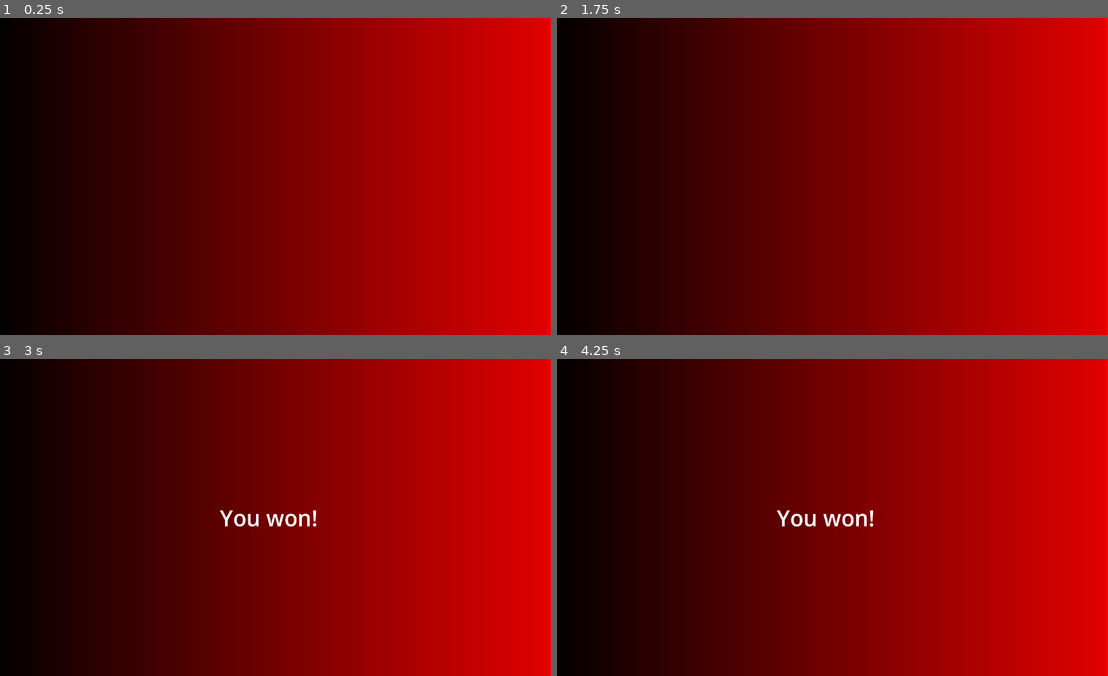
Above: before the commit, frames 1-4 (two rows, left to right).
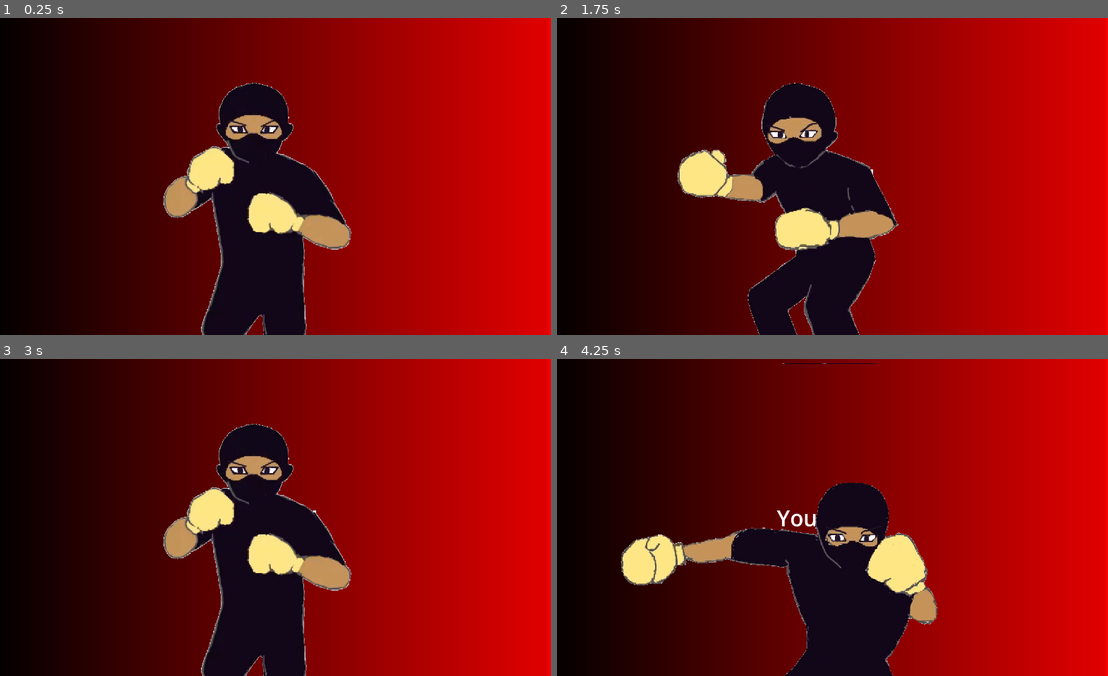
Above: after the commit, the same moments.

Repository: GDAC-at-Davis/GDAC-minigame-framework
Game: Godot game, scene res://minigames/shadowboxing/shadowboxing.tscn
The game is run twice, just before and just after one commit, with the same random seed, the same clock (stepped at 60 frames per second) and the same inputs. This scene is started directly instead of the project's main scene.
Inputs (mouse positions are in pixels of both pictures, inside the frame that each line leads up to):
- Up to frame 1 (0.25 s): no input
- Up to frame 2 (1.75 s): tap Enter at 0.5 s; move the mouse to (948, 160) at 0.52 s; hold D (right) 0.53-1.28 s; click (948, 160) at 0.6 s; tap Space at 1.25 s; move the mouse to (711, 192) at 1.27 s; hold S (down) from 1.28 s (still down); click (711, 192) at 1.35 s
- Up to frame 3 (3 s): move the mouse to (325, 447) at 2.02 s; release S (down) at 2.03 s; hold D (right) 2.03-2.78 s; click (325, 447) at 2.1 s; move the mouse to (242, 580) at 2.77 s; hold W (up) from 2.78 s (still down); click (242, 580) at 2.85 s
- Up to frame 4 (4.25 s): move the mouse to (997, 565) at 3.52 s; release W (up) at 3.53 s; hold A (left) from 3.53 s (still down); click (997, 565) at 3.6 s

The runs differ from the first frame. In frame 1, 15% of the frame differs, in the area x 29-64%, y 20-100%; in frame 2, 15%, in the area x 21-62%, y 20-100%; in frame 3, 15%; in frame 4, 15%.
Error in both runs: Invalid assignment of property or key 'max_value' with value of type 'float' on a base object of type 'Nil'. (res://scripts/minigame_manager.gd:156)

Commit message:
Boxer shows uppp and punches weeeee

Diff:
--- a/MinigameFramework/minigames/shadowboxing/boxer.tscn
+++ b/MinigameFramework/minigames/shadowboxing/boxer.tscn
@@ -1,179 +1,158 @@
-[gd_scene load_steps=46 format=3 uid="uid://cvm5bka5p8rwr"]
+[gd_scene load_steps=40 format=3 uid="uid://cvm5bka5p8rwr"]
 
 [ext_resource type="Texture2D" uid="uid://cp5pju3pcu401" path="res://minigames/shadowboxing/boxer-spritesheet.png" id="1_3r72e"]
 
+[sub_resource type="AtlasTexture" id="AtlasTexture_3r72e"]
+atlas = ExtResource("1_3r72e")
+region = Rect2(0, 0, 640, 480)
+
 [sub_resource type="AtlasTexture" id="AtlasTexture_58at4"]
 atlas = ExtResource("1_3r72e")
-region = Rect2(0, 0, 640, 480)
+region = Rect2(640, 0, 640, 480)
 
 [sub_resource type="AtlasTexture" id="AtlasTexture_lwy7l"]
 atlas = ExtResource("1_3r72e")
-region = Rect2(640, 0, 640, 480)
+region = Rect2(1280, 0, 640, 480)
 
 [sub_resource type="AtlasTexture" id="AtlasTexture_ab0s4"]
 atlas = ExtResource("1_3r72e")
-region = Rect2(1280, 0, 640, 480)
+region = Rect2(1920, 0, 640, 480)
 
 [sub_resource type="AtlasTexture" id="AtlasTexture_jsejj"]
 atlas = ExtResource("1_3r72e")
-region = Rect2(1920, 0, 640, 480)
+region = Rect2(2560, 0, 640, 480)
 
 [sub_resource type="AtlasTexture" id="AtlasTexture_wkqml"]
 atlas = ExtResource("1_3r72e")
-region = Rect2(2560, 0, 640, 480)
+region = Rect2(0, 480, 640, 480)
 
 [sub_resource type="AtlasTexture" id="AtlasTexture_wh8sq"]
 atlas = ExtResource("1_3r72e")
-region = Rect2(0, 480, 640, 480)
+region = Rect2(640, 480, 640, 480)
 
 [sub_resource type="AtlasTexture" id="AtlasTexture_qween"]
 atlas = ExtResource("1_3r72e")
-region = Rect2(640, 480, 640, 480)
+region = Rect2(1280, 480, 640, 480)
 
 [sub_resource type="AtlasTexture" id="AtlasTexture_club2"]
 atlas = ExtResource("1_3r72e")
-region = Rect2(1280, 480, 640, 480)
+region = Rect2(1920, 480, 640, 480)
 
 [sub_resource type="AtlasTexture" id="AtlasTexture_8vfc4"]
 atlas = ExtResource("1_3r72e")
-region = Rect2(1920, 480, 640, 480)
+region = Rect2(2560, 480, 640, 480)
 
 [sub_resource type="AtlasTexture" id="AtlasTexture_e4rpc"]
 atlas = ExtResource("1_3r72e")
-region = Rect2(2560, 480, 640, 480)
+region = Rect2(0, 960, 640, 480)
 
 [sub_resource type="AtlasTexture" id="AtlasTexture_yhqro"]
 atlas = ExtResource("1_3r72e")
-region = Rect2(0, 960, 640, 480)
+region = Rect2(640, 960, 640, 480)
 
 [sub_resource type="AtlasTexture" id="AtlasTexture_5yjy4"]
 atlas = ExtResource("1_3r72e")
-region = Rect2(640, 960, 640, 480)
+region = Rect2(1280, 960, 640, 480)
 
 [sub_resource type="AtlasTexture" id="AtlasTexture_eh2s0"]
 atlas = ExtResource("1_3r72e")
-region = Rect2(1280, 960, 640, 480)
+region = Rect2(1920, 960, 640, 480)
 
 [sub_resource type="AtlasTexture" id="AtlasTexture_uba3q"]
 atlas = ExtResource("1_3r72e")
-region = Rect2(1920, 960, 640, 480)
+region = Rect2(2560, 960, 640, 480)
 
 [sub_resource type="AtlasTexture" id="AtlasTexture_o1kxs"]
 atlas = ExtResource("1_3r72e")
-region = Rect2(2560, 960, 640, 480)
+region = Rect2(0, 1440, 640, 480)
 
 [sub_resource type="AtlasTexture" id="AtlasTexture_ylirm"]
 atlas = ExtResource("1_3r72e")
-region = Rect2(0, 1440, 640, 480)
+region = Rect2(640, 1440, 640, 480)
 
 [sub_resource type="AtlasTexture" id="AtlasTexture_0ef67"]
 atlas = ExtResource("1_3r72e")
-region = Rect2(640, 1440, 640, 480)
+region = Rect2(1280, 1440, 640, 480)
 
 [sub_resource type="AtlasTexture" id="AtlasTexture_w88qo"]
 atlas = ExtResource("1_3r72e")
-region = Rect2(1280, 1440, 640, 480)
+region = Rect2(1920, 1440, 640, 480)
 
 [sub_resource type="AtlasTexture" id="AtlasTexture_il3gt"]
 atlas = ExtResource("1_3r72e")
-region = Rect2(1920, 1440, 640, 480)
+region = Rect2(2560, 1440, 640, 480)
 
 [sub_resource type="AtlasTexture" id="AtlasTexture_yyc2r"]
 atlas = ExtResource("1_3r72e")
-region = Rect2(2560, 1440, 640, 480)
+region = Rect2(0, 1920, 640, 480)
 
 [sub_resource type="AtlasTexture" id="AtlasTexture_6lkty"]
 atlas = ExtResource("1_3r72e")
-region = Rect2(0, 1920, 640, 480)
+region = Rect2(640, 1920, 640, 480)
 
 [sub_resource type="AtlasTexture" id="AtlasTexture_c5nth"]
 atlas = ExtResource("1_3r72e")
-region = Rect2(640, 1920, 640, 480)
+region = Rect2(1280, 1920, 640, 480)
 
 [sub_resource type="AtlasTexture" id="AtlasTexture_noj7a"]
 atlas = ExtResource("1_3r72e")
-region = Rect2(1280, 1920, 640, 480)
+region = Rect2(1920, 1920, 640, 480)
 
 [sub_resource type="AtlasTexture" id="AtlasTexture_5etn5"]
 atlas = ExtResource("1_3r72e")
-region = Rect2(1920, 1920, 640, 480)
+region = Rect2(2560, 1920, 640, 480)
 
 [sub_resource type="AtlasTexture" id="AtlasTexture_50oh0"]
 atlas = ExtResource("1_3r72e")
-region = Rect2(2560, 1920, 640, 480)
+region = Rect2(0, 2400, 640, 480)
 
 [sub_resource type="AtlasTexture" id="AtlasTexture_olm0a"]
 atlas = ExtResource("1_3r72e")
-region = Rect2(0, 2400, 640, 480)
+region = Rect2(640, 2400, 640, 480)
 
 [sub_resource type="AtlasTexture" id="AtlasTexture_rh3m0"]
 atlas = ExtResource("1_3r72e")
-region = Rect2(640, 2400, 640, 480)
+region = Rect2(1280, 2400, 640, 480)
 
 [sub_resource type="AtlasTexture" id="AtlasTexture_c0acp"]
 atlas = ExtResource("1_3r72e")
-region = Rect2(1280, 2400, 640, 480)
+region = Rect2(1920, 2400, 640, 480)
 
 [sub_resource type="AtlasTexture" id="AtlasTexture_5jkdy"]
 atlas = ExtResource("1_3r72e")
-region = Rect2(1920, 2400, 640, 480)
+region = Rect2(2560, 2400, 640, 480)
 
 [sub_resource type="AtlasTexture" id="AtlasTexture_udmny"]
 atlas = ExtResource("1_3r72e")
-region = Rect2(2560, 2400, 640, 480)
+region = Rect2(0, 2880, 640, 480)
 
 [sub_resource type="AtlasTexture" id="AtlasTexture_g6c7m"]
 atlas = ExtResource("1_3r72e")
-region = Rect2(0, 2880, 640, 480)
+region = Rect2(640, 2880, 640, 480)
 
 [sub_resource type="AtlasTexture" id="AtlasTexture_af3pc"]
 atlas = ExtResource("1_3r72e")
-region = Rect2(640, 2880, 640, 480)
+region = Rect2(1280, 2880, 640, 480)
 
 [sub_resource type="AtlasTexture" id="AtlasTexture_rl2bh"]
 atlas = ExtResource("1_3r72e")
-region = Rect2(1280, 2880, 640, 480)
+region = Rect2(1920, 2880, 640, 480)
 
 [sub_resource type="AtlasTexture" id="AtlasTexture_j41v0"]
 atlas = ExtResource("1_3r72e")
-region = Rect2(1920, 2880, 640, 480)
+region = Rect2(2560, 2880, 640, 480)
 
 [sub_resource type="AtlasTexture" id="AtlasTexture_i1r3b"]
 atlas = ExtResource("1_3r72e")
-region = Rect2(2560, 2880, 640, 480)
-
-[sub_resource type="AtlasTexture" id="AtlasTexture_hbef6"]
-atlas = ExtResource("1_3r72e")
 region = Rect2(0, 3360, 640, 480)
 
-[sub_resource type="AtlasTexture" id="AtlasTexture_fe00x"]
-atlas = ExtResource("1_3r72e")
-region = Rect2(640, 3360, 640, 480)
-
-[sub_resource type="AtlasTexture" id="AtlasTexture_l4mi4"]
-atlas = ExtResource("1_3r72e")
-region = Rect2(1280, 3360, 640, 480)
-
-[sub_resource type="AtlasTexture" id="AtlasTexture_76grb"]
-atlas = ExtResource("1_3r72e")
-region = Rect2(1920, 3360, 640, 480)
-
-[sub_resource type="AtlasTexture" id="AtlasTexture_mpnwe"]
-atlas = ExtResource("1_3r72e")
-region = Rect2(2560, 3360, 640, 480)
-
-[sub_resource type="AtlasTexture" id="AtlasTexture_6mi85"]
-atlas = ExtResource("1_3r72e")
-region = Rect2(0, 3840, 640, 480)
-
-[sub_resource type="AtlasTexture" id="AtlasTexture_3khg0"]
-atlas = ExtResource("1_3r72e")
-region = Rect2(640, 3840, 640, 480)
-
-[sub_resource type="SpriteFrames" id="SpriteFrames_cq200"]
+[sub_resource type="SpriteFrames" id="SpriteFrames_hbef6"]
 animations = [{
 "frames": [{
 "duration": 1.0,
+"texture": SubResource("AtlasTexture_3r72e")
+}, {
+"duration": 1.0,
 "texture": SubResource("AtlasTexture_58at4")
 }, {
 "duration": 1.0,
@@ -277,30 +256,9 @@
 }, {
 "duration": 1.0,
 "texture": SubResource("AtlasTexture_i1r3b")
-}, {
-"duration": 1.0,
-"texture": SubResource("AtlasTexture_hbef6")
-}, {
-"duration": 1.0,
-"texture": SubResource("AtlasTexture_fe00x")
-}, {
-"duration": 1.0,
-"texture": SubResource("AtlasTexture_l4mi4")
-}, {
-"duration": 1.0,
-"texture": SubResource("AtlasTexture_76grb")
-}, {
-"duration": 1.0,
-"texture": SubResource("AtlasTexture_mpnwe")
-}, {
-"duration": 1.0,
-"texture": SubResource("AtlasTexture_6mi85")
-}, {
-"duration": 1.0,
-"texture": SubResource("AtlasTexture_3khg0")
 }],
 "loop": true,
-"name": &"default",
+"name": &"left_punch",
 "speed": 24.0
 }]
 
@@ -311,8 +269,12 @@
 [node name="Boxer" type="Area2D"]
 
 [node name="AnimatedSprite2D" type="AnimatedSprite2D" parent="."]
-sprite_frames = SubResource("SpriteFrames_cq200")
-frame_progress = 0.2246423
+process_mode = 3
+position = Vector2(2077.5, 1010)
+scale = Vector2(3.0890625, 2.9708333)
+sprite_frames = SubResource("SpriteFrames_hbef6")
+animation = &"left_punch"
+frame_progress = 0.99558705
 
 [node name="CollisionShape2D" type="CollisionShape2D" parent="."]
 position = Vector2(-2, 77)
--- a/MinigameFramework/minigames/shadowboxing/shadowboxing.tscn
+++ b/MinigameFramework/minigames/shadowboxing/shadowboxing.tscn
@@ -1,6 +1,7 @@
-[gd_scene load_steps=4 format=3 uid="uid://c0fd5eqxcdio3"]
+[gd_scene load_steps=5 format=3 uid="uid://c0fd5eqxcdio3"]
 
 [ext_resource type="Script" uid="uid://70uo6yn78g0j" path="res://minigames/shadowboxing/shadowboxing_minigame.gd" id="1_npb7n"]
+[ext_resource type="PackedScene" uid="uid://cvm5bka5p8rwr" path="res://minigames/shadowboxing/boxer.tscn" id="2_npb7n"]
 
 [sub_resource type="Gradient" id="Gradient_npb7n"]
 offsets = PackedFloat32Array(0, 0.99666667, 1)
@@ -43,4 +44,8 @@
 wait_time = 0.07
 autostart = true
 
+[node name="Boxer" parent="." instance=ExtResource("2_npb7n")]
+position = Vector2(-401, -138)
+scale = Vector2(0.5, 0.5)
+
 [connection signal="timeout" from="Timer" to="." method="_on_timer_timeout"]
--- a/MinigameFramework/minigames/shadowboxing/shadowboxing_minigame.gd
+++ b/MinigameFramework/minigames/shadowboxing/shadowboxing_minigame.gd
@@ -1,6 +1,7 @@
 extends Minigame
 
 var arrow_packed_scene: PackedScene = preload("res://minigames/shadowboxing/arrow.tscn")
+var boxer_scene: PackedScene = preload("res://minigames/shadowboxing/boxer.tscn")
 var arrows: Array[Area2D]
 var direction: int = 0
 var move_weight: float = 0.0
@@ -11,7 +12,7 @@
 #@export var movement_curve: Curve
 
 # 0: up, 1: right, 2: down, 3: left (think of compass, never eat soggy waffles!)
-
+@onready var boxer_sprite = $Boxer/AnimatedSprite2D
 @onready var particles: GPUParticles2D = $BalloonParticles
 
 func start():
@@ -20,12 +21,15 @@
 	# Adjust for difficulty
 	countdown_time /= difficulty
 	delay /= difficulty
+
+	await get_tree().create_timer(1.5).timeout
+	#await get_tree().create_timer(delay).timeout
 	# Spawn the arrow
-	await get_tree().create_timer(delay).timeout
 	var arrow: Area2D = arrow_packed_scene.instantiate()
 	add_child(arrow)
 	arrows.append(arrow)
-	direction = randi_range(0, 3)
+	direction = 3
+	#direction = randi_range(0, 3)
 	if direction == 0:
 		arrows[0].global_position = Vector2(get_viewport().size.x/2, get_viewport().size.y/2 - 200)
 		arrows[0].rotation_degrees = 270
@@ -36,6 +40,7 @@
 		arrows[0].global_position = Vector2(get_viewport().size.x/2, get_viewport().size.y/2 + 200)
 		arrows[0].rotation_degrees = 90
 	elif direction == 3:
+		boxer_sprite.play("left_punch")
 		arrows[0].global_position = Vector2(get_viewport().size.x/2 - 400, get_viewport().size.y/2)
 		arrows[0].rotation_degrees = 180
 	# start timer for blinks
@@ -54,7 +59,9 @@
 			arrows[0].global_position += Vector2(0, speed)
 		elif direction == 3:
 			arrows[0].global_position -= Vector2(speed, 0)
-
+			boxer_sprite.pause()
+			await get_tree().create_timer(0.001, false).timeout
+			boxer_sprite.play("left_punch")
 		if Input.is_action_pressed(&"up"):
 			remove_arrow(arrows)
 			if (direction != 0):
